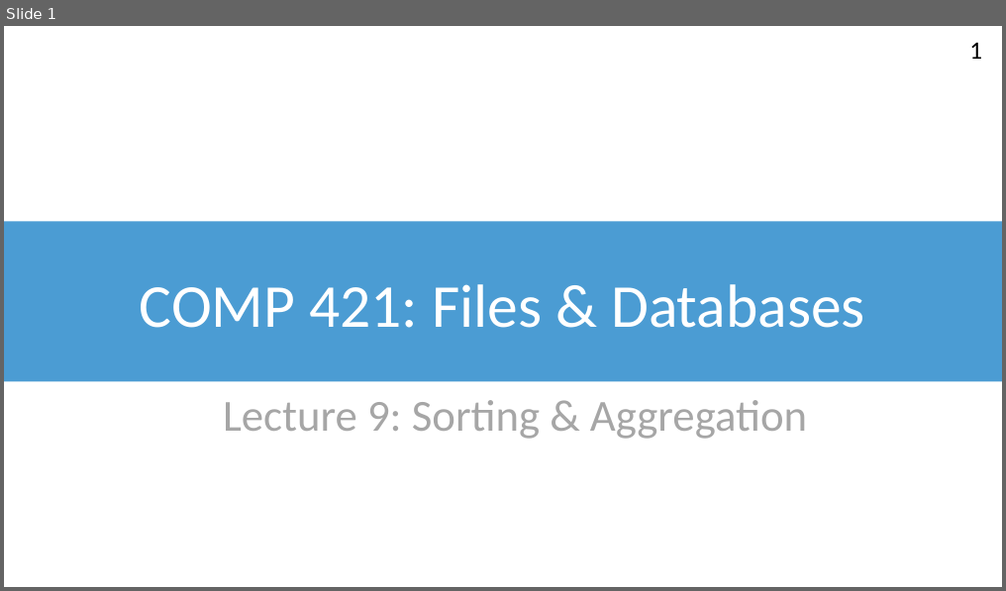
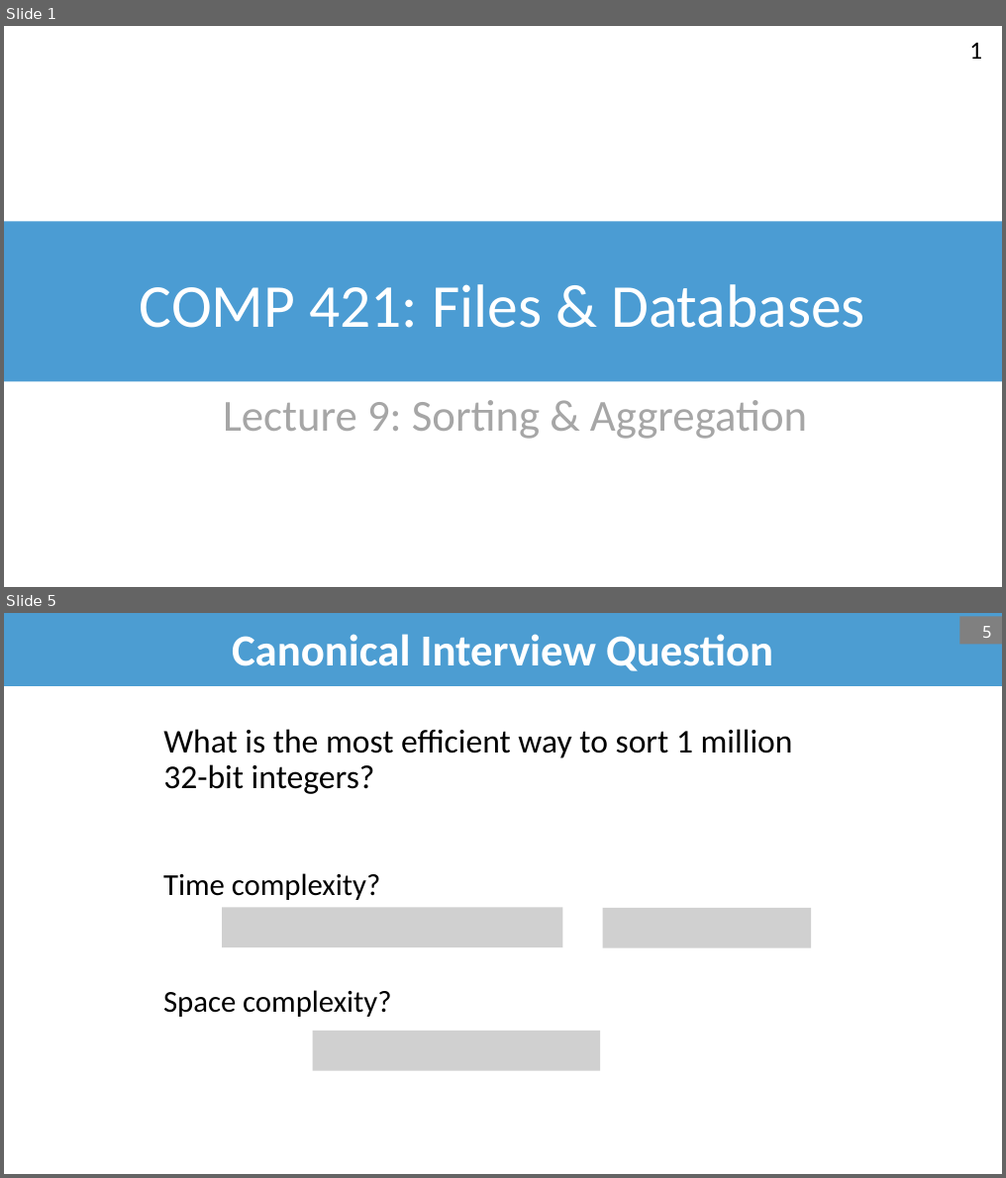
Before and after one commit to bsb20/bsb20.github.io, a slide deck: docs/421_f26/lectures/L10_sorting.pptx. Shown one above the other, each under a label of ours: slide 1 before the commit, slides 1 and 5 after it; the slides between them are not shown. The pictures are 1006x591 and 1006x1178 pixels, drawn with LibreOffice and Linux fonts; fonts in the diff are those of the drawing; grey boxes stand for pictures; background and template pictures are left out. Boxes give left, top, right and bottom in pixels: in the first picture for what was removed or moved away, otherwise in the second. Text is boxed around its words. In the diff, an @@ line names an element or a change of style, - is before the commit and + after.

```diff
--- a/docs/421_f26/lectures/L10_sorting.pptx
+++ b/docs/421_f26/lectures/L10_sorting.pptx
@@ slide 5 added at [4,613,1002,1174], background #FFFFFF @@
@@ title added at [4,613,1002,686], fill #4C9DD2, 32 pt, text #FFFFFF, bold @@
+Canonical Interview Question
@@ page number added at [960,616,1002,644], fill #808080, 12 pt, text #FFFFFF @@
+5
@@ text added at [163,729,793,794], 24 pt, text #000000 @@
+What is the most efficient way to sort 1 million 32-bit integers?
@@ text added at [163,873,380,900], 22 pt, text #000000 @@
+Time complexity?
@@ picture added at [222,907,562,948] @@
@@ picture added at [603,908,811,949] @@
@@ text added at [163,990,391,1017], 22 pt, text #000000 @@
+Space complexity?
@@ picture added at [312,1031,600,1071] @@
```
Also in this commit, not shown: 33 slides changed, 5 other slides added, 1 other file.
